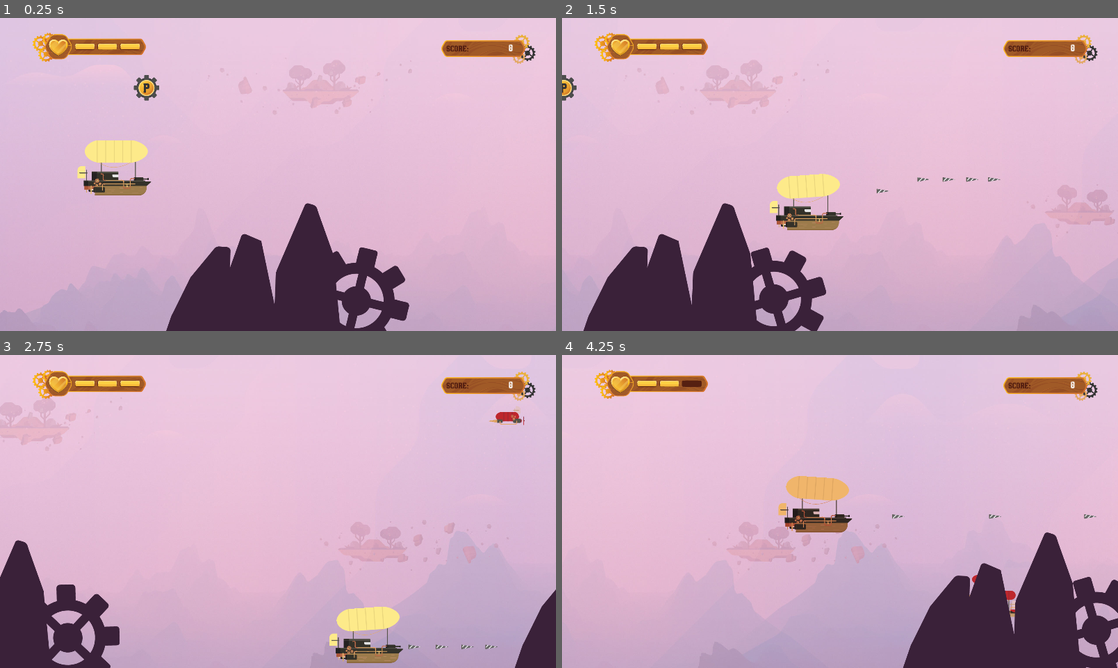
Above: before the commit, frames 1-4 (two rows, left to right).
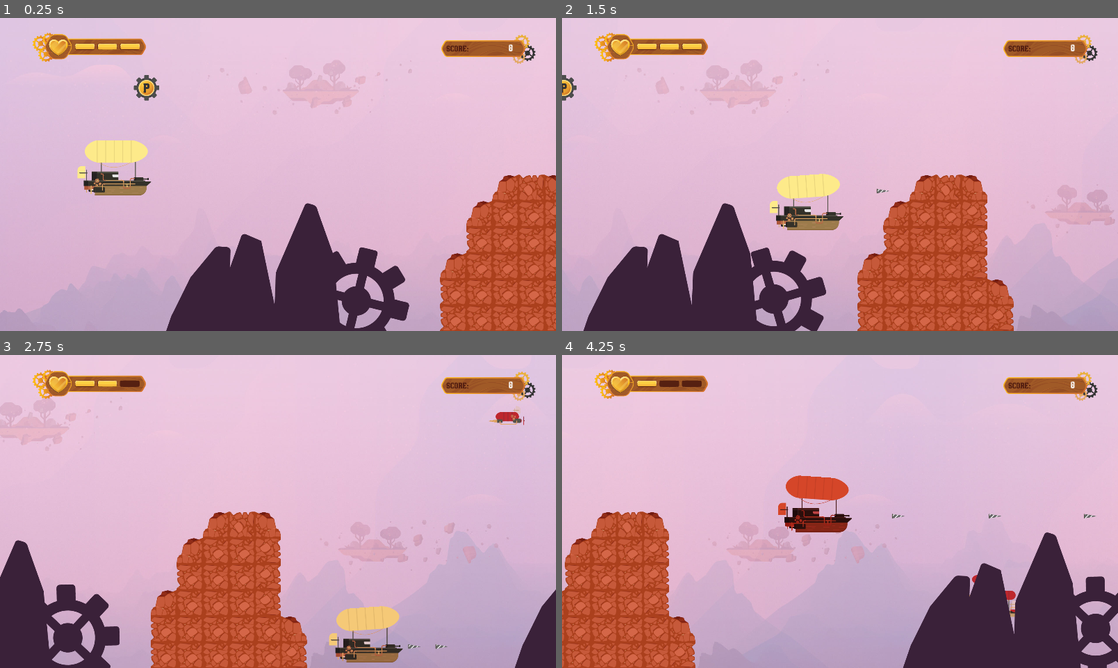
Above: after the commit, the same moments.

Repository: platzi/taller-godot-arkanet
Game: Godot game, scene res://Scenes/Nivel1.tscn
Same seed, same stepped clock (60 frames per second), same inputs: the game is played once before the commit and once after it.
Inputs (mouse positions are in pixels of both pictures, inside the frame that each line leads up to):
- Up to frame 1 (0.25 s): no input
- Up to frame 2 (1.5 s): move the mouse to (962, 158) at 0.52 s; press the mouse at (962, 158) at 0.53 s; hold D (move_right) 0.53-1.28 s; move the mouse to (728, 190) at 1.27 s; release the mouse at (728, 190) at 1.28 s; hold S (move_down) from 1.28 s (still down); click (728, 190) at 1.35 s
- Up to frame 3 (2.75 s): move the mouse to (333, 442) at 2.02 s; release S (move_down) at 2.03 s; press the mouse at (333, 442) at 2.03 s; hold D (move_right) from 2.03 s (still down)
- Up to frame 4 (4.25 s): move the mouse to (812, 574) at 2.77 s; release D (move_right) at 2.78 s; release the mouse at (812, 574) at 2.78 s; hold W (move_up) 2.78-3.53 s; click (812, 574) at 2.85 s; move the mouse to (1006, 558) at 3.52 s; press the mouse at (1006, 558) at 3.53 s; hold A (move_left) from 3.53 s (still down)

The runs differ from the first frame. In frame 1, 8.5% of the frame differs, in the area x 79-100%, y 50-100%; in frame 2, 10%; in frame 3, 12%; in frame 4, 12%, in the area x 0-100%, y 8-100%.

Commit message:
Clase 16 - TileMap

Diff:
--- a/Scenes/Disparo.tscn
+++ b/Scenes/Disparo.tscn
@@ -62,6 +62,7 @@
 [node name="AnimatedSprite" type="AnimatedSprite" parent="."]
 frames = SubResource( 8 )
 animation = "disparo"
+frame = 3
 playing = true
 
 [node name="CollisionShape2D" type="CollisionShape2D" parent="."]
@@ -80,4 +81,5 @@
 position = Vector2( -12, 0 )
 
 [connection signal="area_entered" from="Area2D" to="." method="_on_Area2D_area_entered"]
+[connection signal="body_entered" from="Area2D" to="." method="_on_Area2D_body_entered"]
 [connection signal="screen_exited" from="VisibilityNotifier2D" to="." method="_on_VisibilityNotifier2D_screen_exited"]
--- a/Scenes/Monte.tscn
+++ b/Scenes/Monte.tscn
@@ -7,6 +7,7 @@
 [sub_resource type="Animation" id=1]
 resource_name = "Engranaje"
 length = 3.0
+loop = true
 tracks/0/type = "value"
 tracks/0/path = NodePath("Engranaje:rotation_degrees")
 tracks/0/interp = 1
@@ -25,7 +26,6 @@
 
 [node name="Engranaje" type="Sprite" parent="."]
 position = Vector2( 1332, 973 )
-rotation = 6.28319
 texture = ExtResource( 2 )
 
 [node name="Montana" type="Sprite" parent="."]
--- a/Scenes/Nivel1.tscn
+++ b/Scenes/Nivel1.tscn
@@ -12,6 +12,7 @@
 [ext_resource path="res://Assets/hud/vida.png" type="Texture" id=10]
 [ext_resource path="res://Assets/fonts/Kubika Font/Kubika Rough.ttf" type="DynamicFontData" id=11]
 [ext_resource path="res://Assets/hud/tabla_puntos.png" type="Texture" id=12]
+[ext_resource path="res://Assets/fondo/tilemap.png" type="Texture" id=13]
 
 [sub_resource type="CircleShape2D" id=1]
 radius = 40.05
@@ -20,6 +21,113 @@
 size = 40
 use_filter = true
 font_data = ExtResource( 11 )
+
+[sub_resource type="ConvexPolygonShape2D" id=3]
+points = PoolVector2Array( 0, 0, 90, 0, 90, 90, 0, 90 )
+
+[sub_resource type="ConvexPolygonShape2D" id=4]
+points = PoolVector2Array( 0, 0, 90, 0, 90, 90, 0, 90 )
+
+[sub_resource type="ConvexPolygonShape2D" id=5]
+points = PoolVector2Array( 0, 0, 90, 0, 90, 90, 0, 90 )
+
+[sub_resource type="ConvexPolygonShape2D" id=6]
+points = PoolVector2Array( 0, 0, 90, 0, 90, 90, 0, 90 )
+
+[sub_resource type="ConvexPolygonShape2D" id=7]
+points = PoolVector2Array( 0, 0, 90, 0, 90, 90, 0, 90 )
+
+[sub_resource type="ConvexPolygonShape2D" id=8]
+points = PoolVector2Array( 0, 0, 90, 0, 90, 90, 0, 90 )
+
+[sub_resource type="ConvexPolygonShape2D" id=9]
+points = PoolVector2Array( 0, 0, 90, 0, 90, 90, 0, 90 )
+
+[sub_resource type="ConvexPolygonShape2D" id=10]
+points = PoolVector2Array( 0, 0, 90, 0, 90, 90, 0, 90 )
+
+[sub_resource type="ConvexPolygonShape2D" id=11]
+points = PoolVector2Array( 0, 0, 90, 0, 90, 90, 0, 90 )
+
+[sub_resource type="TileSet" id=12]
+0/name = "tilemap.png 0"
+0/texture = ExtResource( 13 )
+0/tex_offset = Vector2( 0, 0 )
+0/modulate = Color( 1, 1, 1, 1 )
+0/region = Rect2( 0, 0, 270, 270 )
+0/tile_mode = 1
+0/autotile/bitmask_mode = 1
+0/autotile/bitmask_flags = [ Vector2( 0, 0 ), 432, Vector2( 0, 1 ), 438, Vector2( 0, 2 ), 54, Vector2( 1, 0 ), 504, Vector2( 1, 1 ), 511, Vector2( 1, 2 ), 63, Vector2( 2, 0 ), 216, Vector2( 2, 1 ), 219, Vector2( 2, 2 ), 27 ]
+0/autotile/icon_coordinate = Vector2( 1, 1 )
+0/autotile/tile_size = Vector2( 90, 90 )
+0/autotile/spacing = 0
+0/autotile/occluder_map = [  ]
+0/autotile/navpoly_map = [  ]
+0/autotile/priority_map = [  ]
+0/autotile/z_index_map = [  ]
+0/occluder_offset = Vector2( 0, 0 )
+0/navigation_offset = Vector2( 0, 0 )
+0/shape_offset = Vector2( 0, 0 )
+0/shape_transform = Transform2D( 1, 0, 0, 1, 0, 0 )
+0/shape = SubResource( 3 )
+0/shape_one_way = false
+0/shape_one_way_margin = 1.0
+0/shapes = [ {
+"autotile_coord": Vector2( 0, 0 ),
+"one_way": false,
+"one_way_margin": 1.0,
+"shape": SubResource( 3 ),
+"shape_transform": Transform2D( 1, 0, 0, 1, 0, 0 )
+}, {
+"autotile_coord": Vector2( 1, 0 ),
+"one_way": false,
+"one_way_margin": 1.0,
+"shape": SubResource( 4 ),
+"shape_transform": Transform2D( 1, 0, 0, 1, 0, 0 )
+}, {
+"autotile_coord": Vector2( 2, 0 ),
+"one_way": false,
+"one_way_margin": 1.0,
+"shape": SubResource( 5 ),
+"shape_transform": Transform2D( 1, 0, 0, 1, 0, 0 )
+}, {
+"autotile_coord": Vector2( 0, 1 ),
+"one_way": false,
+"one_way_margin": 1.0,
+"shape": SubResource( 6 ),
+"shape_transform": Transform2D( 1, 0, 0, 1, 0, 0 )
+}, {
+"autotile_coord": Vector2( 1, 1 ),
+"one_way": false,
+"one_way_margin": 1.0,
+"shape": SubResource( 7 ),
+"shape_transform": Transform2D( 1, 0, 0, 1, 0, 0 )
+}, {
+"autotile_coord": Vector2( 2, 1 ),
+"one_way": false,
+"one_way_margin": 1.0,
+"shape": SubResource( 8 ),
+"shape_transform": Transform2D( 1, 0, 0, 1, 0, 0 )
+}, {
+"autotile_coord": Vector2( 0, 2 ),
+"one_way": false,
+"one_way_margin": 1.0,
+"shape": SubResource( 9 ),
+"shape_transform": Transform2D( 1, 0, 0, 1, 0, 0 )
+}, {
+"autotile_coord": Vector2( 1, 2 ),
+"one_way": false,
+"one_way_margin": 1.0,
+"shape": SubResource( 10 ),
+"shape_transform": Transform2D( 1, 0, 0, 1, 0, 0 )
+}, {
+"autotile_coord": Vector2( 2, 2 ),
+"one_way": false,
+"one_way_margin": 1.0,
+"shape": SubResource( 11 ),
+"shape_transform": Transform2D( 1, 0, 0, 1, 0, 0 )
+} ]
+0/z_index = 0
 
 [node name="Nivel1" type="Node2D"]
 
@@ -110,4 +218,10 @@
 valign = 1
 clip_text = true
 
+[node name="TileMap" type="TileMap" parent="."]
+tile_set = SubResource( 12 )
+cell_size = Vector2( 90, 90 )
+format = 1
+tile_data = PoolIntArray( 393236, 0, 0, 393237, 0, 1, 393238, 0, 2, 458771, 0, 0, 458772, 0, 65537, 458773, 0, 65537, 458774, 0, 65538, 524307, 0, 65536, 524308, 0, 65537, 524309, 0, 65537, 524310, 0, 65538, 589842, 0, 0, 589843, 0, 65537, 589844, 0, 65537, 589845, 0, 65537, 589846, 0, 65538, 655378, 0, 65536, 655379, 0, 65537, 655380, 0, 65537, 655381, 0, 65537, 655382, 0, 65537, 655383, 0, 2, 720914, 0, 65536, 720915, 0, 65537, 720916, 0, 65537, 720917, 0, 65537, 720918, 0, 65537, 720919, 0, 65538, 786450, 0, 131072, 786451, 0, 131073, 786452, 0, 131073, 786453, 0, 131073, 786454, 0, 131073, 786455, 0, 131074 )
+
 [connection signal="body_entered" from="PowerUp" to="PowerUp" method="_on_PowerUp_body_entered"]
--- a/Scenes/Personaje.tscn
+++ b/Scenes/Personaje.tscn
@@ -67,30 +67,6 @@
 "update": 0,
 "values": [ Color( 1, 1, 1, 1 ) ]
 }
-tracks/2/type = "value"
-tracks/2/path = NodePath(".:collision_layer")
-tracks/2/interp = 1
-tracks/2/loop_wrap = true
-tracks/2/imported = false
-tracks/2/enabled = true
-tracks/2/keys = {
-"times": PoolRealArray( 0 ),
-"transitions": PoolRealArray( 1 ),
-"update": 0,
-"values": [ 1 ]
-}
-tracks/3/type = "value"
-tracks/3/path = NodePath(".:collision_mask")
-tracks/3/interp = 1
-tracks/3/loop_wrap = true
-tracks/3/imported = false
-tracks/3/enabled = true
-tracks/3/keys = {
-"times": PoolRealArray( 0 ),
-"transitions": PoolRealArray( 1 ),
-"update": 0,
-"values": [ 1 ]
-}
 
 [sub_resource type="Animation" id=9]
 resource_name = "move_left"
@@ -183,7 +159,7 @@
 
 [sub_resource type="AnimationNodeStateMachine" id=18]
 states/RESET/node = SubResource( 11 )
-states/RESET/position = Vector2( 383, 121 )
+states/RESET/position = Vector2( 385, 116 )
 states/move_left/node = SubResource( 12 )
 states/move_left/position = Vector2( 177, 121 )
 states/move_right/node = SubResource( 13 )
--- a/Scripts/Disparo.gd
+++ b/Scripts/Disparo.gd
@@ -14,3 +14,8 @@
 func _on_VisibilityNotifier2D_screen_exited():
 	queue_free()
 	pass # Replace with function body.
+
+
+func _on_Area2D_body_entered(body):
+	if body.get_class() == "TileMap":
+		queue_free()
--- a/Scripts/Personaje.gd
+++ b/Scripts/Personaje.gd
@@ -48,6 +48,8 @@
 func _physics_process(_delta):
 	get_inputs()
 	movimiento = move_and_slide(movimiento)
+	if is_on_wall():
+		take_damage()
 
 func take_damage():
 	Global.remove_vida()
Not shown: 1 places in Scenes/Nivel1.tscn that only renumber resources
